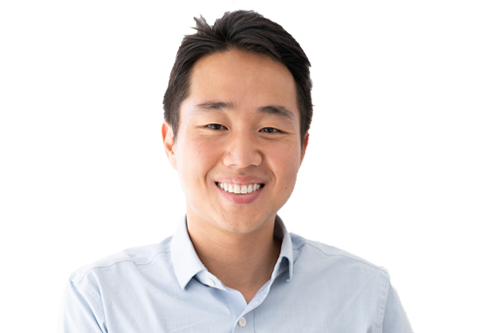
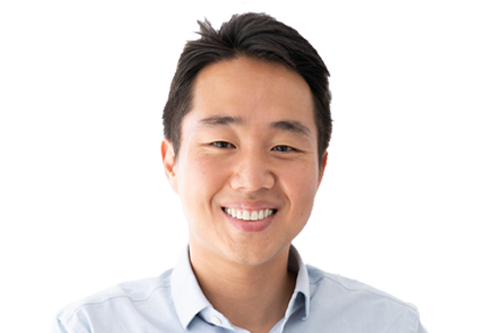
The second 500x333 image is a revision of the first. Changes to its layers:
painted on "Layer 2" over [50, 0, 429, 333]
